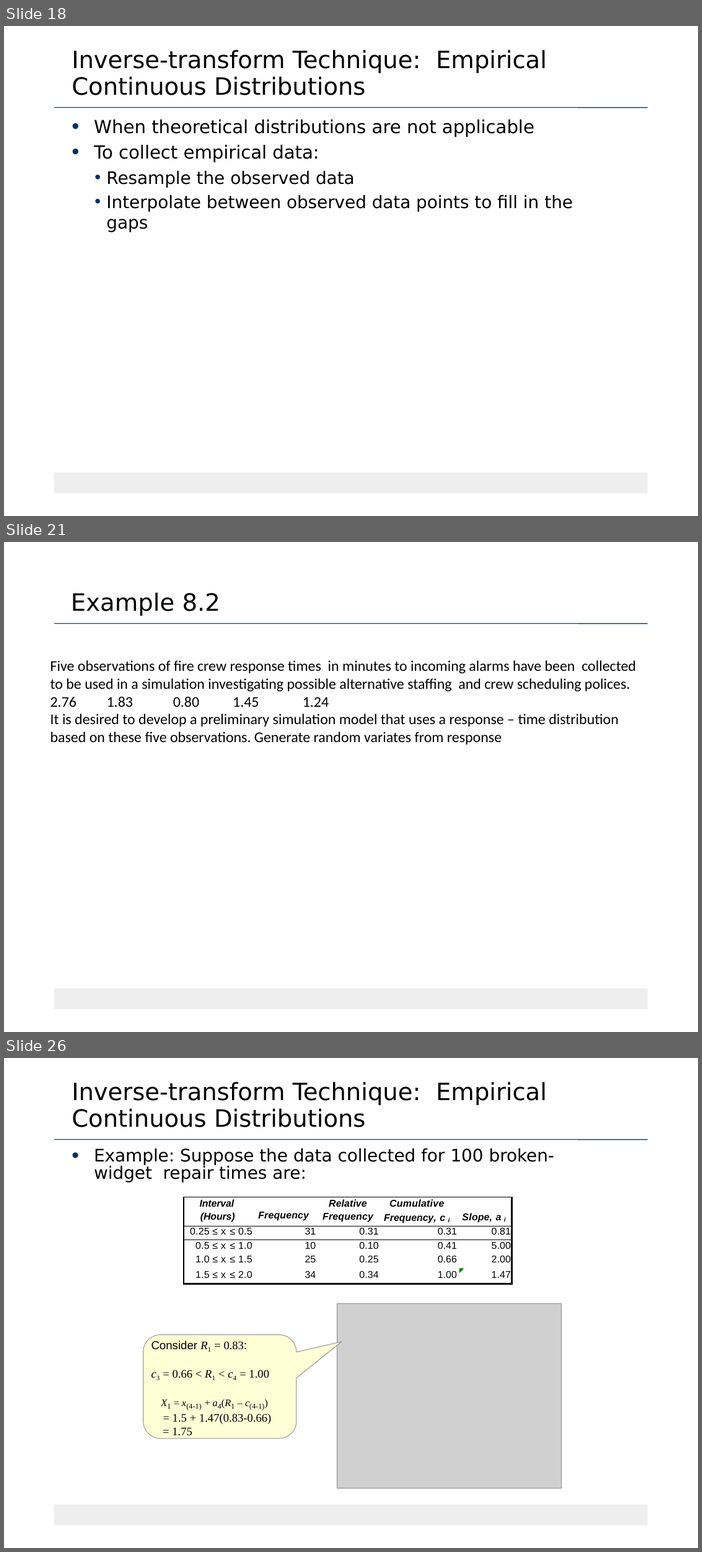
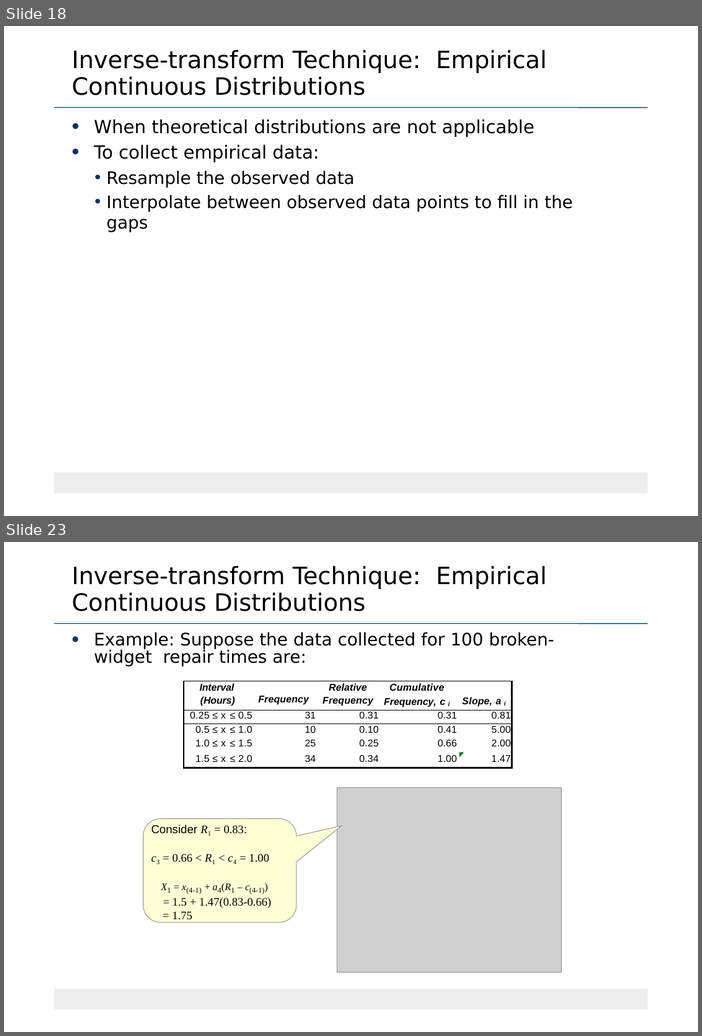
Before and after one commit to Sourabhsk870/6TH-SEM-NOTES, a slide deck: 18CS645/MODULE 3/Random Number-Variate generation-correct.pptx. Shown one above the other, each under a label of ours: slides 18, 21 and 26 before the commit, slides 18 and 23 after it; the slides between them are not shown. The pictures are 702x1552 and 702x1036 pixels, drawn with LibreOffice and Linux fonts; fonts in the diff are those of the drawing; grey boxes stand for pictures. Boxes give left, top, right and bottom in pixels: in the first picture for what was removed or moved away, otherwise in the second. Text is boxed around its words. In the diff, an @@ line names an element or a change of style, - is before the commit and + after.

```diff
--- a/18CS645/MODULE 3/Random Number-Variate generation-correct.pptx
+++ b/18CS645/MODULE 3/Random Number-Variate generation-correct.pptx
@@ slide 21 removed at bbox=[4, 542, 698, 1032], background #FFFFFF; not listed: 2 template elements that a slide beside it also shows @@
@@ title removed at bbox=[71, 592, 220, 616] @@
-Example 8.2
@@ text removed at bbox=[50, 660, 636, 745] @@
-Five observations of fire crew response times in minutes to incoming alarms have been collected to be used in a simulation investigating possible alternative staffing and crew scheduling polices.
-2.76 1.83 0.80 1.45 1.24
-It is desired to develop a preliminary simulation model that uses a response – time distribution based on these five observations. Generate random variates from response
@@ what was slide 26 is now slide 23 @@
```
Also in this commit, not shown: 14 slides changed, 1 slide added, 2 other slides removed.
